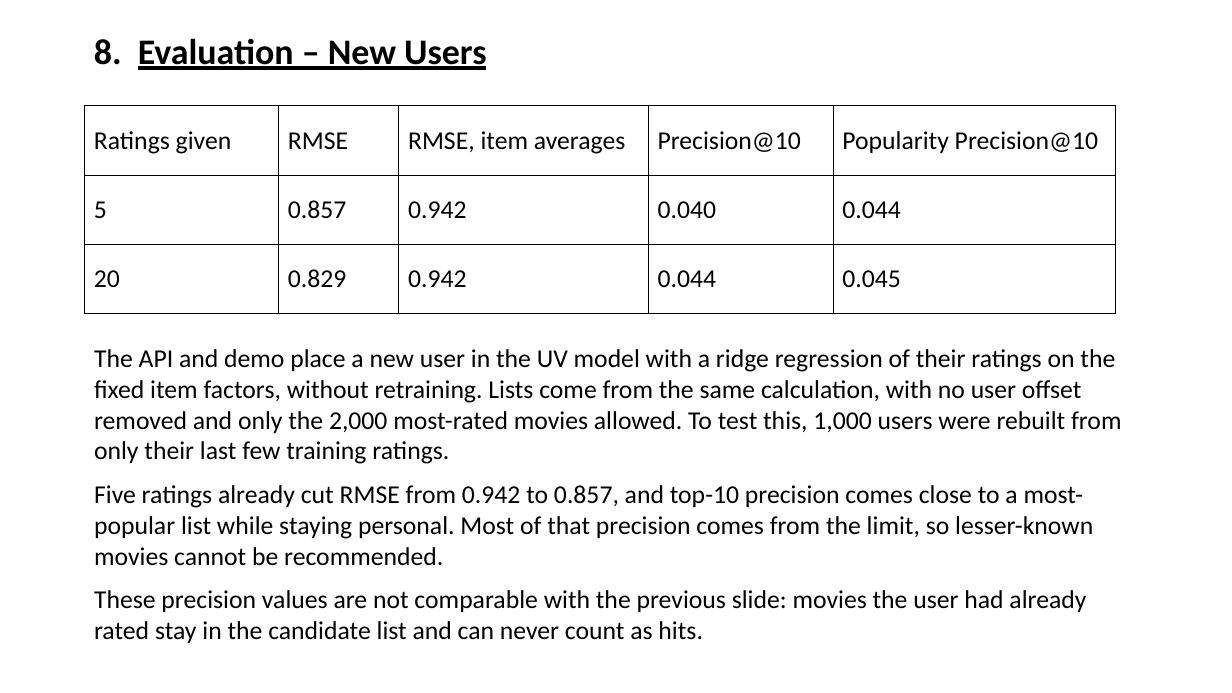
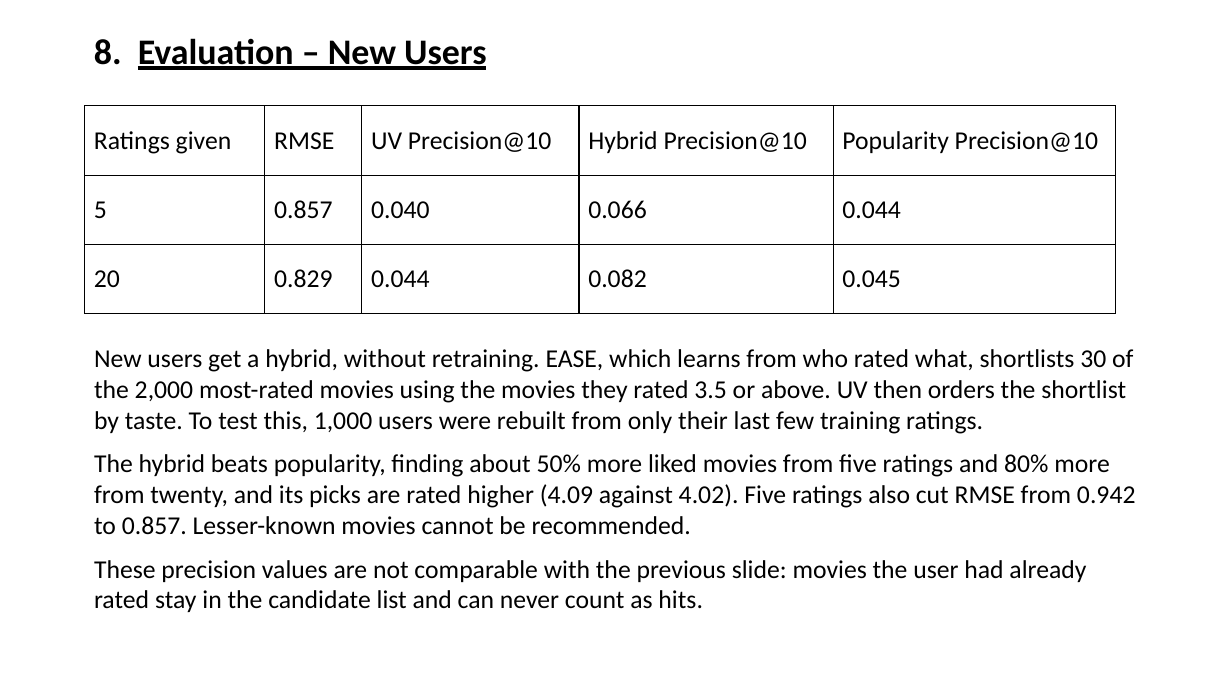
Before and after one commit to BillyGeros94/movie-recommendation-system, a slide deck: slide 13 of presentation/Recommender Presentation.pptx. Drawn at 1232x693 pixels with LibreOffice and Linux fonts; fonts in the diff are those of the drawing. Boxes give left, top, right and bottom in pixels: in the first picture for what was removed or moved away, otherwise in the second. Text is boxed around its words. In the diff, an @@ line names an element or a change of style, - is before the commit and + after.

Commit message:
Add EASE and UV hybrid for new-user recommendations

```diff
--- a/presentation/Recommender Presentation.pptx
+++ b/presentation/Recommender Presentation.pptx
@@ table at [85,106,1116,314] @@
-row 1, column 3: RMSE, item averages
+row 1, column 3: UV Precision@10
-row 1, column 4: Precision@10
+row 1, column 4: Hybrid Precision@10
-row 2, column 3: 0.942
+row 2, column 3: 0.040
-row 2, column 4: 0.040
+row 2, column 4: 0.066
-row 3, column 3: 0.942
+row 3, column 3: 0.044
-row 3, column 4: 0.044
+row 3, column 4: 0.082
@@ text at [94,349,1136,535]: text changed @@
-The API and demo place a new user in the UV model with a ridge regression of their ratings on the fixed item factors, without retraining. Lists come from the same calculation, with no user offset removed and only the 2,000 most-rated movies allowed. To test this, 1,000 users were rebuilt from only their last few training ratings.
-Five ratings already cut RMSE from 0.942 to 0.857, and top-10 precision comes close to a most-popular list while staying personal. Most of that precision comes from the limit, so lesser-known movies cannot be recommended.
+New users get a hybrid, without retraining. EASE, which learns from who rated what, shortlists 30 of the 2,000 most-rated movies using the movies they rated 3.5 or above. UV then orders the shortlist by taste. To test this, 1,000 users were rebuilt from only their last few training ratings.
+The hybrid beats popularity, finding about 50% more liked movies from five ratings and 80% more from twenty, and its picks are rated higher (4.09 against 4.02). Five ratings also cut RMSE from 0.942 to 0.857. Lesser-known movies cannot be recommended.
```
Also in this commit, not shown: 1 other slide changed, 14 other files.
